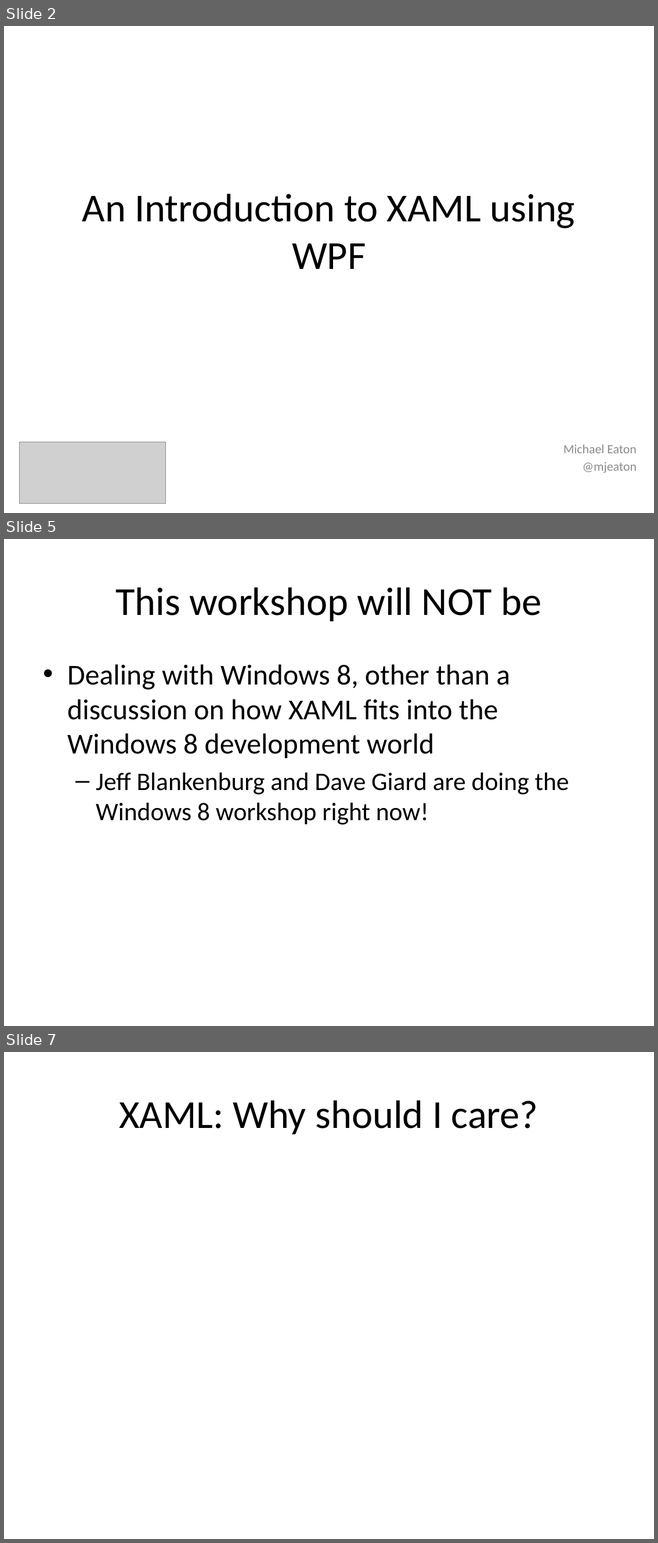
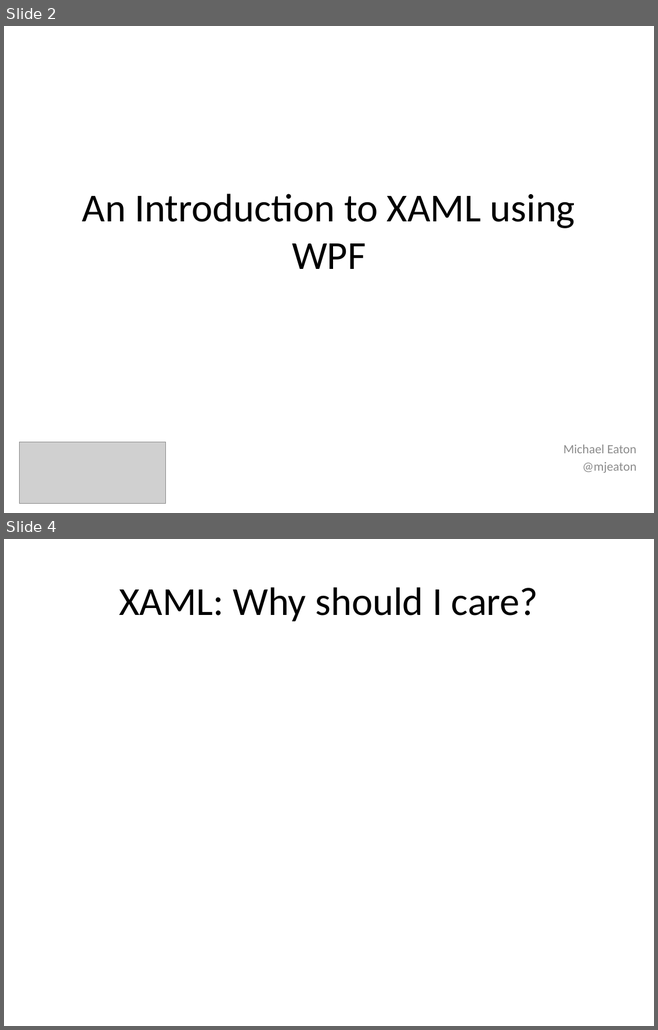
Before and after one commit to mjeaton/presentations, a slide deck: 2014/STLDODN/XAML_Intro/WPFIntro.pptx. Shown one above the other, each under a label of ours: slides 2, 5 and 7 before the commit, slides 2 and 4 after it; the slides between them are not shown. The pictures are 658x1543 and 658x1030 pixels, drawn with LibreOffice and Linux fonts; fonts in the diff are those of the drawing; grey boxes stand for pictures. Boxes give left, top, right and bottom in pixels: in the first picture for what was removed or moved away, otherwise in the second. Text is boxed around its words. In the diff, an @@ line names an element or a change of style, - is before the commit and + after.

```diff
--- a/2014/STLDODN/XAML_Intro/WPFIntro.pptx
+++ b/2014/STLDODN/XAML_Intro/WPFIntro.pptx
@@ slide 5 removed at (4,539,654,1026), background #FFFFFF @@
@@ title removed at (116,587,541,621) @@
-This workshop will NOT be
@@ text removed at (67,664,569,825) @@
-• Dealing with Windows 8, other than a discussion on how XAML fits into the Windows 8 development world
-  – Jeff Blankenburg and Dave Giard are doing the Windows 8 workshop right now!
@@ what was slide 7 is now slide 4 @@
```
Also in this commit, not shown: 1 slide changed, 4 other slides removed, 1 other file.
